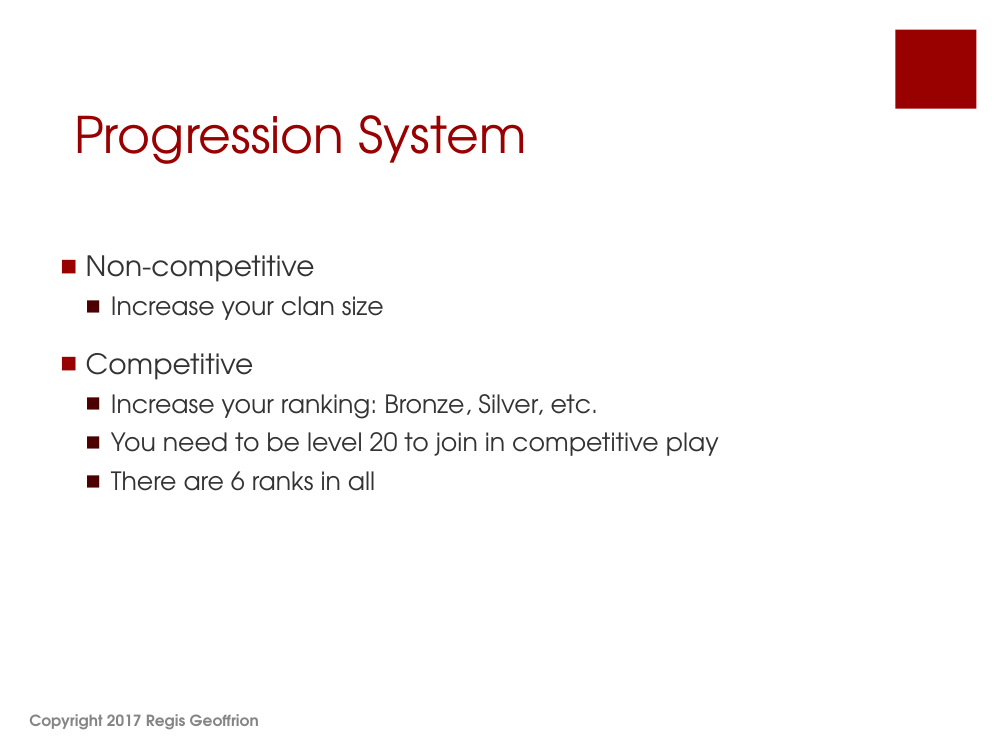
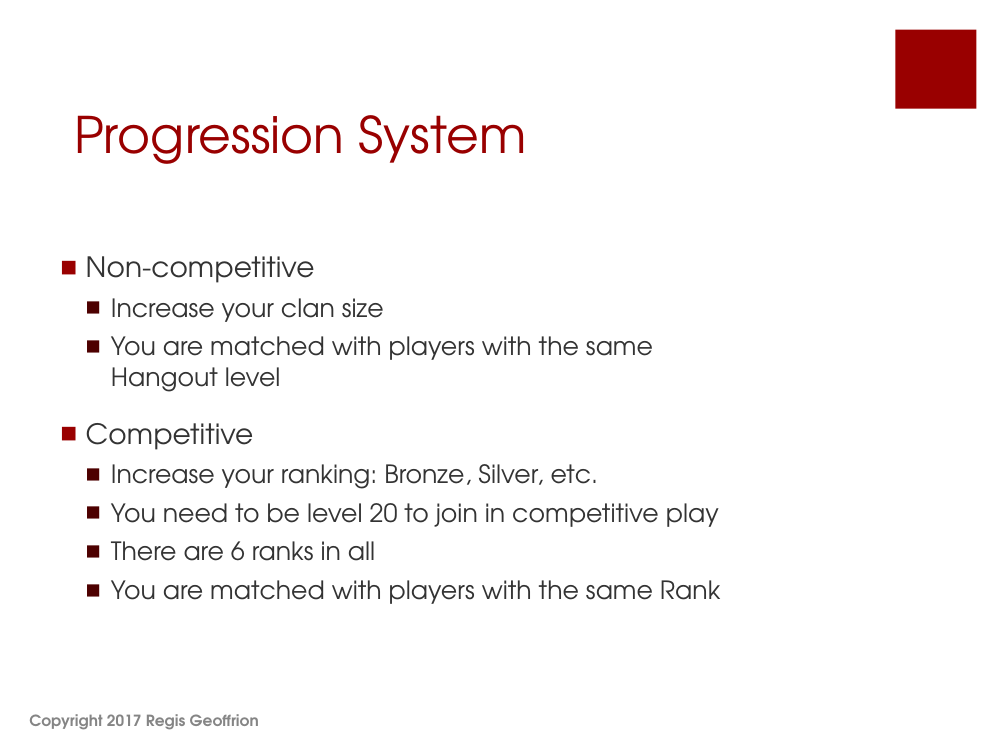
Before and after one commit to shahbazGamedev/Hero-s-Run, a slide deck: slide 45 of Documents/Earth Alone.pptx. Drawn at 1008x756 pixels with LibreOffice and Linux fonts; fonts in the diff are those of the drawing. Boxes give left, top, right and bottom in pixels: in the first picture for what was removed or moved away, otherwise in the second. Text is boxed around its words. In the diff, an @@ line names an element or a change of style, - is before the commit and + after.

```diff
--- a/Documents/Earth Alone.pptx
+++ b/Documents/Earth Alone.pptx
@@ text at bbox=[111, 336, 653, 392]: paragraph added @@
+  ■ You are matched with players with the same Hangout level
@@ text at bbox=[111, 580, 720, 604]: paragraph added @@
+  ■ You are matched with players with the same Rank
```
Also in this commit, not shown: 12 other slides changed, 1 slide added, 1 slide removed.
